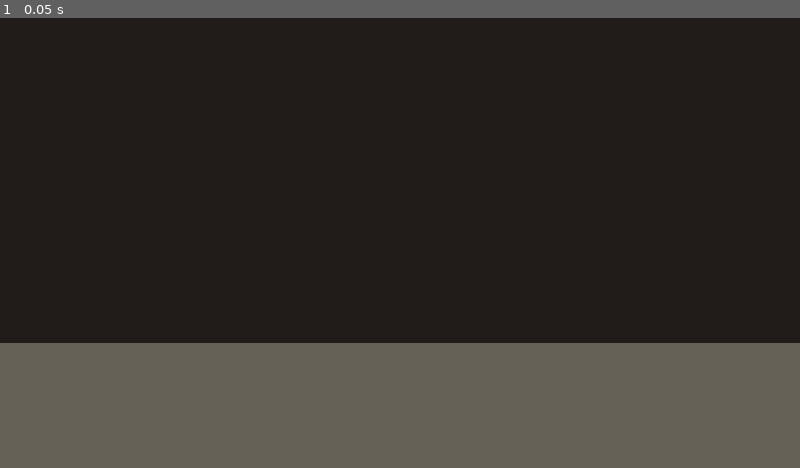
Above: before the commit, frame 1.
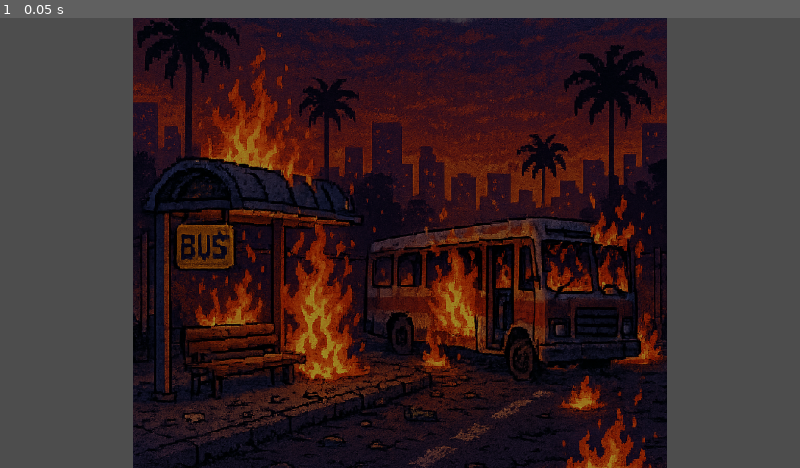
Above: after the commit, the same moment.

Repository: violentwave/sidewalk-showdown
Game: Godot game, scene res://scenes/match/MatchRoot.tscn
Two runs of this game, one before a commit and one after it. Both use one fixed random seed, a clock stepped at 60 frames per second and the inputs below.
Inputs:
- Up to frame 1 (0.05 s): no input

The runs differ from the first frame. In frame 1, 75% of the frame differs, in the area x 0-100%, y 0-100%.

Commit message:
Phase 1.0: add P2 input actions, bus stop stage backdrop

Diff:
--- a/game/project.godot
+++ b/game/project.godot
@@ -1,5 +1,10 @@
 ; Engine configuration file.
-; Sidewalk Showdown — Godot 4.x project (Phase 0 greybox setup)
+; It's best edited using the editor UI and not directly,
+; since the parameters that go here are not all obvious.
+;
+; Format:
+;   [section] ; section goes between []
+;   param=value ; assign values to parameters
 
 config_version=5
 
@@ -94,6 +99,65 @@
 "events": [Object(InputEventKey,"resource_local_to_scene":false,"resource_name":"","device":-1,"window_id":0,"alt_press …(195 unchanged characters)…
 ]
 }
+p2_left={
+"deadzone": 0.2,
+"events": [Object(InputEventKey,"resource_local_to_scene":false,"resource_name":"","device":16,"window_id":0,"alt_pressed":false,"shift_pressed":false,"ctrl_pressed":false,"meta_pressed":false,"pressed":false,"keycode":0,"physical_keycode":4194319,"key_label":0,"unicode":0,"location":0,"echo":false,"script":null)
+, Object(InputEventKey,"resource_local_to_scene":false,"resource_name":"","device":16,"window_id":0,"alt_pressed":false,"shift_pressed":false,"ctrl_pressed":false,"meta_pressed":false,"pressed":false,"keycode":0,"physical_keycode":4194442,"key_label":0,"unicode":0,"location":0,"echo":false,"script":null)
+]
+}
+p2_right={
+"deadzone": 0.2,
+"events": [Object(InputEventKey,"resource_local_to_scene":false,"resource_name":"","device":16,"window_id":0,"alt_pressed":false,"shift_pressed":false,"ctrl_pressed":false,"meta_pressed":false,"pressed":false,"keycode":0,"physical_keycode":4194321,"key_label":0,"unicode":0,"location":0,"echo":false,"script":null)
+, Object(InputEventKey,"resource_local_to_scene":false,"resource_name":"","device":16,"window_id":0,"alt_pressed":false,"shift_pressed":false,"ctrl_pressed":false,"meta_pressed":false,"pressed":false,"keycode":0,"physical_keycode":4194444,"key_label":0,"unicode":0,"location":0,"echo":false,"script":null)
+]
+}
+p2_up={
+"deadzone": 0.2,
+"events": [Object(InputEventKey,"resource_local_to_scene":false,"resource_name":"","device":16,"window_id":0,"alt_pressed":false,"shift_pressed":false,"ctrl_pressed":false,"meta_pressed":false,"pressed":false,"keycode":0,"physical_keycode":4194320,"key_label":0,"unicode":0,"location":0,"echo":false,"script":null)
+, Object(InputEventKey,"resource_local_to_scene":false,"resource_name":"","device":16,"window_id":0,"alt_pressed":false,"shift_pressed":false,"ctrl_pressed":false,"meta_pressed":false,"pressed":false,"keycode":0,"physical_keycode":4194446,"key_label":0,"unicode":0,"location":0,"echo":false,"script":null)
+]
+}
+p2_down={
+"deadzone": 0.2,
+"events": [Object(InputEventKey,"resource_local_to_scene":false,"resource_name":"","device":16,"window_id":0,"alt_pressed":false,"shift_pressed":false,"ctrl_pressed":false,"meta_pressed":false,"pressed":false,"keycode":0,"physical_keycode":4194322,"key_label":0,"unicode":0,"location":0,"echo":false,"script":null)
+, Object(InputEventKey,"resource_local_to_scene":false,"resource_name":"","device":16,"window_id":0,"alt_pressed":false,"shift_pressed":false,"ctrl_pressed":false,"meta_pressed":false,"pressed":false,"keycode":0,"physical_keycode":4194440,"key_label":0,"unicode":0,"location":0,"echo":false,"script":null)
+]
+}
+p2_light={
+"deadzone": 0.2,
+"events": [Object(InputEventKey,"resource_local_to_scene":false,"resource_name":"","device":16,"window_id":0,"alt_pressed":false,"shift_pressed":false,"ctrl_pressed":false,"meta_pressed":false,"pressed":false,"keycode":0,"physical_keycode":4194439,"key_label":0,"unicode":0,"location":0,"echo":false,"script":null)
+, Object(InputEventKey,"resource_local_to_scene":false,"resource_name":"","device":16,"window_id":0,"alt_pressed":false,"shift_pressed":false,"ctrl_pressed":false,"meta_pressed":false,"pressed":false,"keycode":0,"physical_keycode":44,"key_label":0,"unicode":0,"location":0,"echo":false,"script":null)
+]
+}
+p2_heavy={
+"deadzone": 0.2,
+"events": [Object(InputEventKey,"resource_local_to_scene":false,"resource_name":"","device":16,"window_id":0,"alt_pressed":false,"shift_pressed":false,"ctrl_pressed":false,"meta_pressed":false,"pressed":false,"keycode":0,"physical_keycode":4194441,"key_label":0,"unicode":0,"location":0,"echo":false,"script":null)
+, Object(InputEventKey,"resource_local_to_scene":false,"resource_name":"","device":16,"window_id":0,"alt_pressed":false,"shift_pressed":false,"ctrl_pressed":false,"meta_pressed":false,"pressed":false,"keycode":0,"physical_keycode":46,"key_label":0,"unicode":0,"location":0,"echo":false,"script":null)
+]
+}
+p2_special={
+"deadzone": 0.2,
+"events": [Object(InputEventKey,"resource_local_to_scene":false,"resource_name":"","device":16,"window_id":0,"alt_pressed":false,"shift_pressed":false,"ctrl_pressed":false,"meta_pressed":false,"pressed":false,"keycode":0,"physical_keycode":4194443,"key_label":0,"unicode":0,"location":0,"echo":false,"script":null)
+, Object(InputEventKey,"resource_local_to_scene":false,"resource_name":"","device":16,"window_id":0,"alt_pressed":false,"shift_pressed":false,"ctrl_pressed":false,"meta_pressed":false,"pressed":false,"keycode":0,"physical_keycode":47,"key_label":0,"unicode":0,"location":0,"echo":false,"script":null)
+]
+}
+p2_grab={
+"deadzone": 0.2,
+"events": [Object(InputEventKey,"resource_local_to_scene":false,"resource_name":"","device":16,"window_id":0,"alt_pressed":false,"shift_pressed":false,"ctrl_pressed":false,"meta_pressed":false,"pressed":false,"keycode":0,"physical_keycode":4194445,"key_label":0,"unicode":0,"location":0,"echo":false,"script":null)
+, Object(InputEventKey,"resource_local_to_scene":false,"resource_name":"","device":16,"window_id":0,"alt_pressed":false,"shift_pressed":false,"ctrl_pressed":false,"meta_pressed":false,"pressed":false,"keycode":0,"physical_keycode":59,"key_label":0,"unicode":0,"location":0,"echo":false,"script":null)
+]
+}
+p2_meth={
+"deadzone": 0.2,
+"events": [Object(InputEventKey,"resource_local_to_scene":false,"resource_name":"","device":16,"window_id":0,"alt_pressed":false,"shift_pressed":false,"ctrl_pressed":false,"meta_pressed":false,"pressed":false,"keycode":0,"physical_keycode":4194447,"key_label":0,"unicode":0,"location":0,"echo":false,"script":null)
+, Object(InputEventKey,"resource_local_to_scene":false,"resource_name":"","device":16,"window_id":0,"alt_pressed":false,"shift_pressed":false,"ctrl_pressed":false,"meta_pressed":false,"pressed":false,"keycode":0,"physical_keycode":39,"key_label":0,"unicode":0,"location":0,"echo":false,"script":null)
+]
+}
+p2_pause={
+"deadzone": 0.2,
+"events": [Object(InputEventKey,"resource_local_to_scene":false,"resource_name":"","device":16,"window_id":0,"alt_pressed":false,"shift_pressed":false,"ctrl_pressed":false,"meta_pressed":false,"pressed":false,"keycode":0,"physical_keycode":4194438,"key_label":0,"unicode":0,"location":0,"echo":false,"script":null)
+]
+}
 
 [rendering]
 
--- /dev/null
+++ b/game/scenes/stages/bus_stop_night.tscn
@@ -0,0 +1,19 @@
+[gd_scene load_steps=3 format=3]
+
+[ext_resource type="Script" path="res://scripts/stages/stage.gd" id="1"]
+[ext_resource type="Texture2D" path="res://art/stages/bus_stop/BusStopNight.png" id="2"]
+
+[node name="BusStopNight" type="Node2D"]
+script = ExtResource("1")
+floor_y = 150.0
+left_bound = 24.0
+right_bound = 296.0
+spawn_p1_x = 110.0
+spawn_p2_x = 210.0
+
+[node name="Background" type="Sprite2D" parent="."]
+modulate = Color(0.62, 0.62, 0.7, 1)
+position = Vector2(160, 90)
+scale = Vector2(0.2083, 0.2083)
+texture = ExtResource("2")
+centered = true
--- a/game/scripts/match/match_root.gd
+++ b/game/scripts/match/match_root.gd
@@ -1,14 +1,10 @@
-# Greybox placeholder, replaced by real stage scene later.
+# MatchRoot — Phase 1 match orchestrator (expanded in commit 4).
 extends Node2D
 
+const STAGE_SCENE := preload("res://scenes/stages/bus_stop_night.tscn")
+
+var stage: Node2D
+
 func _ready() -> void:
-	var bg := ColorRect.new()
-	bg.color = Color(0.13, 0.11, 0.1) # asphalt-ish night gray
-	bg.size = Vector2(320, 180)
-	add_child(bg)
-
-	var floor_edge := ColorRect.new()
-	floor_edge.color = Color(0.4, 0.38, 0.34)
-	floor_edge.position = Vector2(0, 130)
-	floor_edge.size = Vector2(320, 50)
-	bg.add_child(floor_edge)
+	stage = STAGE_SCENE.instantiate()
+	add_child(stage)
--- /dev/null
+++ b/game/scripts/stages/stage.gd
@@ -0,0 +1,8 @@
+# Stage metadata node. Fighters read bounds/floor from here.
+extends Node2D
+
+@export var floor_y: float = 150.0
+@export var left_bound: float = 24.0
+@export var right_bound: float = 296.0
+@export var spawn_p1_x: float = 110.0
+@export var spawn_p2_x: float = 210.0
--- /dev/null
+++ b/game/tools/setup_input.gd
@@ -0,0 +1,28 @@
+# One-shot helper: adds P2 input actions to project.godot with correct serialization.
+# Run once: godot --headless --path game --script res://tools/setup_input.gd
+extends SceneTree
+
+const P2 := {
+	"p2_left": [KEY_LEFT, KEY_KP_4],
+	"p2_right": [KEY_RIGHT, KEY_KP_6],
+	"p2_up": [KEY_UP, KEY_KP_8],
+	"p2_down": [KEY_DOWN, KEY_KP_2],
+	"p2_light": [KEY_KP_1, KEY_COMMA],
+	"p2_heavy": [KEY_KP_3, KEY_PERIOD],
+	"p2_special": [KEY_KP_5, KEY_SLASH],
+	"p2_grab": [KEY_KP_7, KEY_SEMICOLON],
+	"p2_meth": [KEY_KP_9, KEY_APOSTROPHE],
+	"p2_pause": [KEY_KP_0],
+}
+
+func _init() -> void:
+	for action: String in P2:
+		var events: Array = []
+		for code: int in P2[action]:
+			var ev := InputEventKey.new()
+			ev.physical_keycode = code
+			events.append(ev)
+		ProjectSettings.set_setting("input/" + action, {"deadzone": 0.2, "events": events})
+	ProjectSettings.save()
+	print("P2 input actions written.")
+	quit()
Binary file removed: game/art/characters/whiskey_richard/WhiskeyRichard.png
Not shown, removed: game/art/characters/whiskey_richard/WhiskeyRichard.png.import
Not shown, added: game/scripts/stages/stage.gd.uid
Not shown, added: game/tools/setup_input.gd.uid
